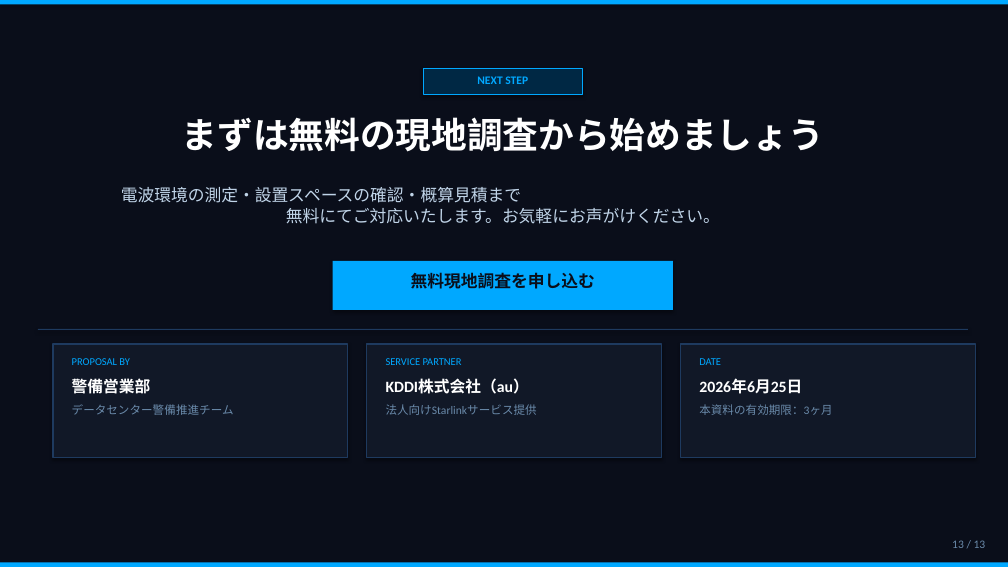
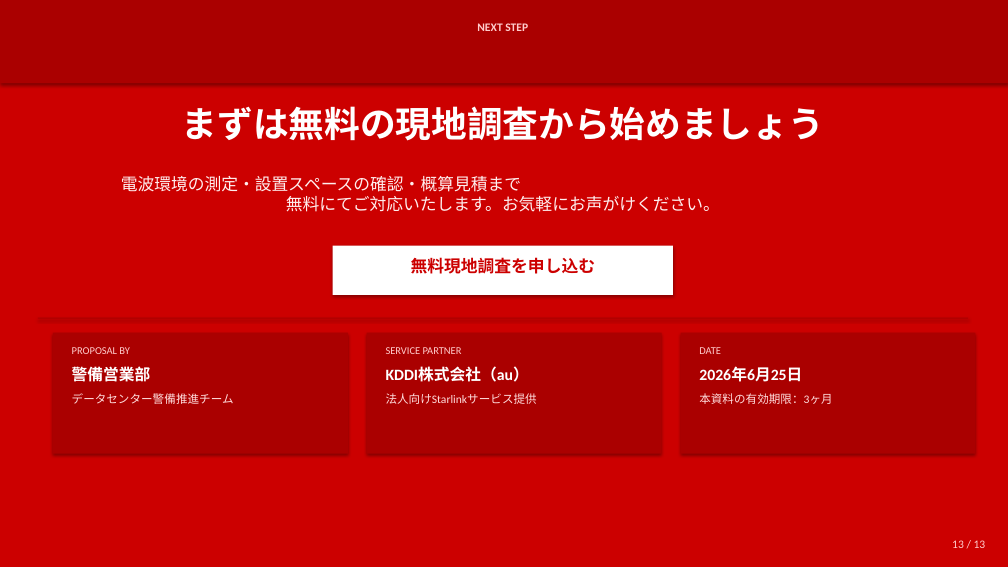
Before and after one commit to iharuhisa-ai/test, a slide deck: slide 13 of datacenter_security_proposal.pptx. Drawn at 1008x567 pixels with LibreOffice and Linux fonts; fonts in the diff are those of the drawing. Boxes give left, top, right and bottom in pixels: in the first picture for what was removed or moved away, otherwise in the second. Text is boxed around its words. In the diff, an @@ line names an element or a change of style, - is before the commit and + after.

```diff
--- a/datacenter_security_proposal.pptx
+++ b/datacenter_security_proposal.pptx
@@ rectangle at [0,0,1008,567]: fill #0A0E1A to #CC0000 @@
@@ rectangle: place and size @@
-rectangle at [0,0,1008,5]
+rectangle at [0,0,1008,83]
@@ rectangle at [0,0,1008,83]: fill #00A8FF to #AA0000 @@
@@ text colour #00A8FF to #FFCCCC in 4 elements at [72,347,130,354], [386,347,462,354], [699,347,721,354], [477,23,528,31] @@
@@ text "NEXT STEP": place and size @@
-text "NEXT STEP" at [477,76,528,84]
+text "NEXT STEP" at [477,23,528,31]
@@ rectangle removed at [423,68,582,95] @@
@@ text "電波環境の測定・設置スペースの確認・概算見積まで 無料にてご対応いたします。お気軽にお声がけください。" at [121,176,720,212]: text colour #C0D4E8 to #FFEEEE @@
@@ text "無料現地調査を申し込む": place and size @@
-text "無料現地調査を申し込む" at [411,272,595,289]
+text "無料現地調査を申し込む" at [411,257,595,274]
@@ text "無料現地調査を申し込む" at [411,257,595,274]: text colour #0A0E1A to #CC0000 @@
@@ rectangle added at [333,246,673,295], fill #FFFFFF @@
@@ rectangle at [38,318,968,318]: fill #00A8FF to #AA0000 @@
@@ rectangle: place and size @@
-rectangle at [333,261,673,310]
+rectangle at [38,318,968,318]
@@ rectangle removed at [38,329,968,330] @@
@@ rectangle: place and size @@
-rectangle at [53,344,348,457]
+rectangle at [53,333,348,454]
@@ rectangle: place and size @@
-rectangle at [367,344,662,457]
+rectangle at [367,333,662,454]
@@ fill #111827 to #AA0000; outline #1E3A5F 1.2 pt to none in 3 elements at [53,333,348,454], [367,333,662,454], [681,333,975,454] @@
@@ rectangle: place and size @@
-rectangle at [681,344,975,457]
+rectangle at [681,333,975,454]
@@ 11 texts: place and size @@
-11 texts at [72,117,832,415]
+11 texts at [72,106,832,404]
@@ text colour #6A8AAA to #FFDDDD in 3 elements at [72,393,234,404], [386,393,537,404], [699,393,832,404] @@
@@ text "13 / 13" at [952,540,986,548]: text colour #6A8AAA to #FFCCCC @@
@@ rectangle removed at [0,563,1008,567] @@
```
Also in this commit, not shown: 12 other slides changed, 1 other file.
